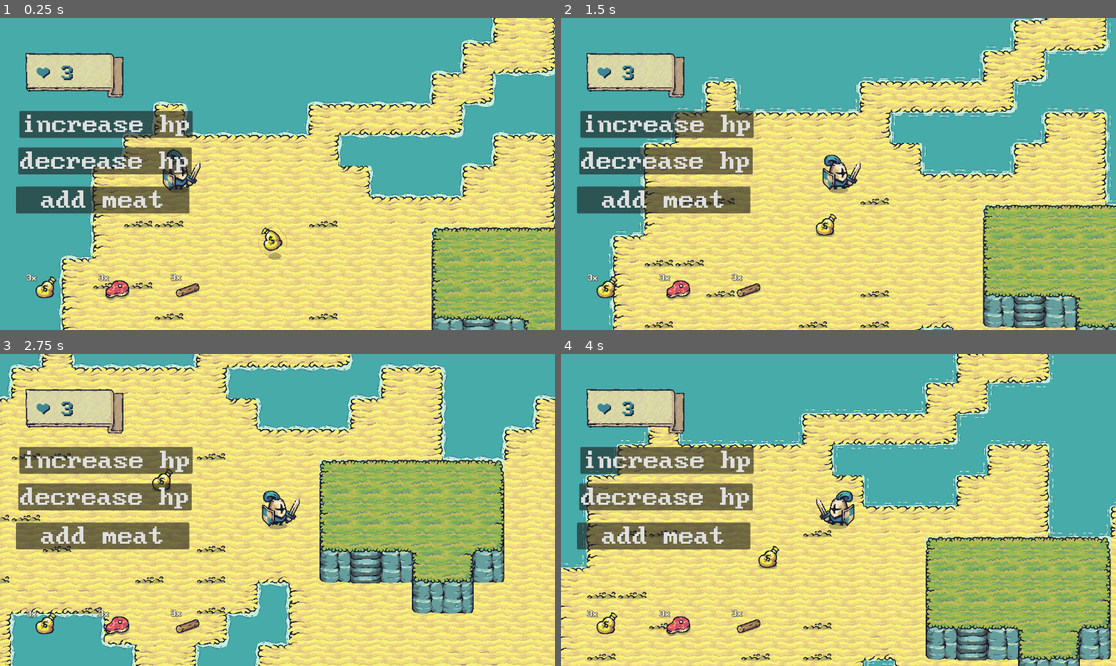
Above: before the commit, frames 1-4 (two rows, left to right).
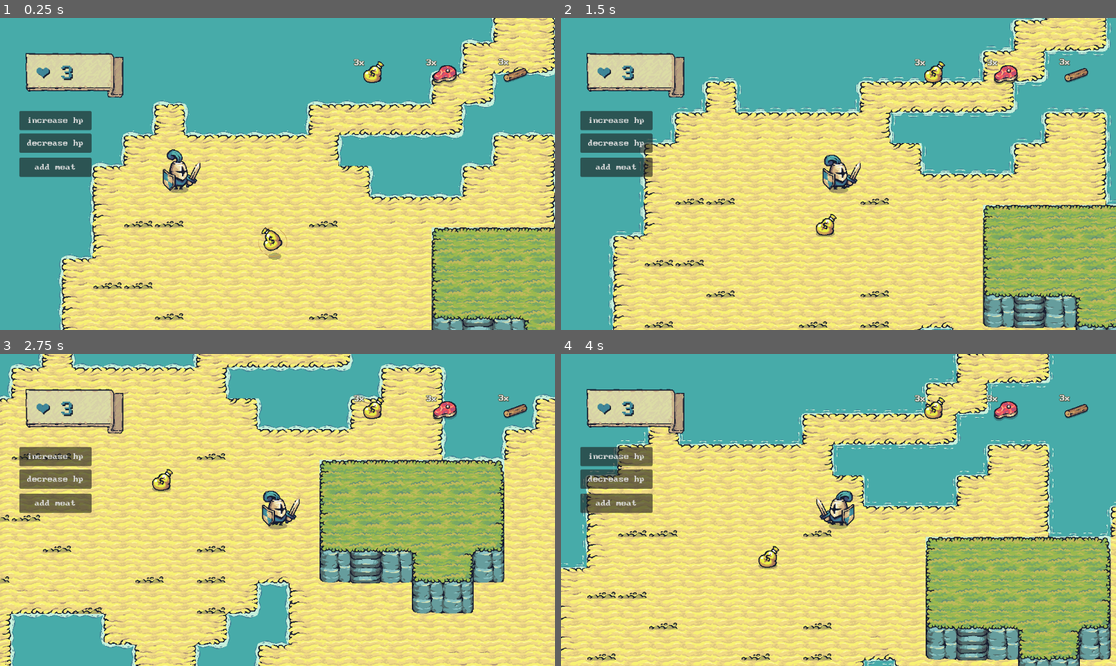
Above: after the commit, the same moments.

Repository: fenath/tower-guard
Game: Godot game, scene res://scenes/main.tscn
Same seed, same stepped clock (60 frames per second), same inputs: the game is played once before the commit and once after it.
Inputs:
- Up to frame 1 (0.25 s): no input
- Up to frame 2 (1.5 s): hold Right (ui_right) 0.53-1.28 s; hold Down (ui_down) from 1.28 s (still down)
- Up to frame 3 (2.75 s): release Down (ui_down) at 2.03 s; hold Right (ui_right) from 2.03 s (still down)
- Up to frame 4 (4 s): release Right (ui_right) at 2.78 s; hold Up (ui_up) 2.78-3.53 s; hold Left (ui_left) from 3.53 s (still down)

The runs differ from the first frame. In frame 1, 8.5% of the frame differs, in the area x 2-95%, y 12-91%; in frame 2, 8.5%; in frame 3, 8.6%; in frame 4, 8.6%.

Commit message:
move labels to top

Diff:
--- a/scenes/hud.tscn
+++ b/scenes/hud.tscn
@@ -97,34 +97,34 @@
 layout_mode = 0
 offset_left = 40.0
 offset_top = 193.0
-offset_right = 400.0
-offset_bottom = 249.0
+offset_right = 190.0
+offset_bottom = 233.0
 theme_override_fonts/font = ExtResource("3_yxomu")
-theme_override_font_sizes/font_size = 48
+theme_override_font_sizes/font_size = 16
 text = "increase hp"
 
 [node name="Button2" type="Button" parent="."]
 layout_mode = 0
-offset_left = 38.0
-offset_top = 269.0
-offset_right = 398.0
-offset_bottom = 325.0
+offset_left = 40.0
+offset_top = 240.0
+offset_right = 190.0
+offset_bottom = 280.0
 theme_override_fonts/font = ExtResource("3_yxomu")
-theme_override_font_sizes/font_size = 48
+theme_override_font_sizes/font_size = 16
 text = "decrease hp"
 
 [node name="Button3" type="Button" parent="."]
 layout_mode = 0
-offset_left = 33.0
-offset_top = 350.0
-offset_right = 393.0
-offset_bottom = 406.0
+offset_left = 40.0
+offset_top = 290.0
+offset_right = 190.0
+offset_bottom = 330.0
 theme_override_fonts/font = ExtResource("3_yxomu")
-theme_override_font_sizes/font_size = 48
+theme_override_font_sizes/font_size = 16
 text = "add meat"
 
 [node name="gold" type="Sprite2D" parent="."]
-position = Vector2(90, 550)
+position = Vector2(770, 103)
 texture = ExtResource("4_rchlv")
 
 [node name="Label" type="Label" parent="gold"]
@@ -135,9 +135,10 @@
 text = "3x"
 label_settings = SubResource("LabelSettings_1aapl")
 horizontal_alignment = 2
+metadata/_edit_use_anchors_ = true
 
 [node name="meat" type="Sprite2D" parent="."]
-position = Vector2(240, 550)
+position = Vector2(920, 103)
 texture = ExtResource("5_ub4xh")
 
 [node name="Label" type="Label" parent="meat"]
@@ -150,7 +151,7 @@
 horizontal_alignment = 2
 
 [node name="wood" type="Sprite2D" parent="."]
-position = Vector2(390, 549)
+position = Vector2(1070, 102)
 texture = ExtResource("6_j0uyu")
 offset = Vector2(0, -6)
 
